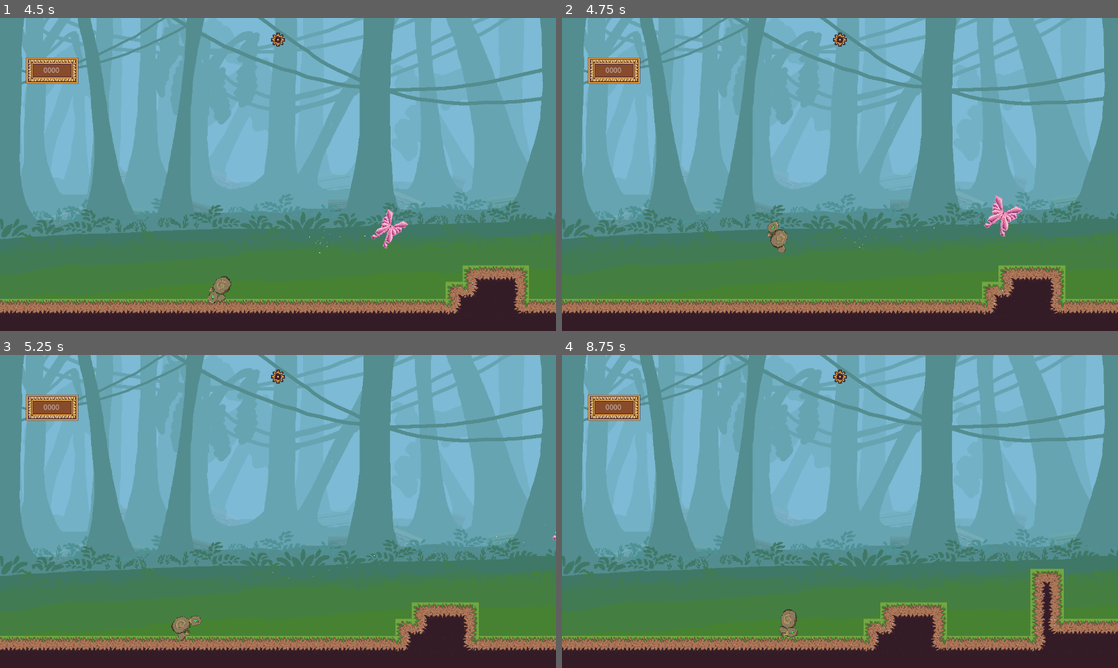
Above: before the commit, frames 1-4 (two rows, left to right).
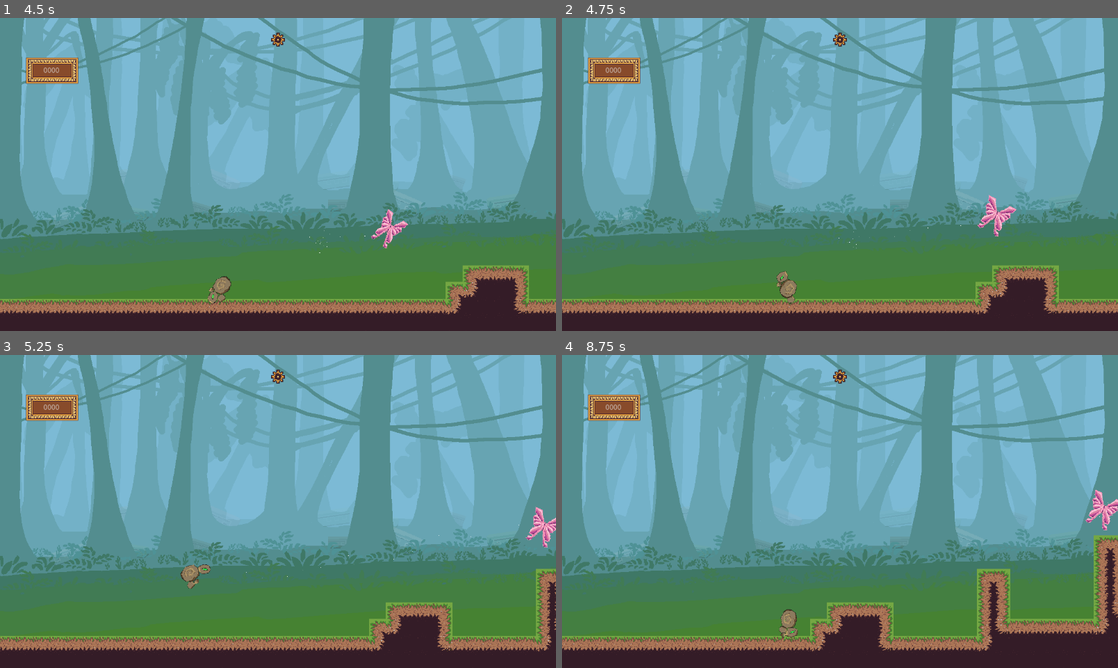
Above: after the commit, the same moments.

Repository: YhagoTomasini/LivreJam025
Game: Godot game, scene res://Scenes/menu_start.tscn
Same seed, same stepped clock (60 frames per second), same inputs: the game is played once before the commit and once after it.
Inputs (mouse positions are in pixels of both pictures, inside the frame that each line leads up to):
- Up to frame 1 (4.5 s): click (450, 218) at 0.5 s; click (50, 71) at 1.27 s; type "Alex" at 1.35 s; click (278, 39) at 2 s; click (278, 215) at 2.75 s; move the mouse to (50, 71) at 3.52 s; hold Up (ui_up) 3.53-4.28 s; hold Right (ui_right) from 3.53 s (still down); move the mouse to (166, 190) at 4.27 s; click (166, 190) at 4.35 s
- Up to frame 2 (4.75 s): keep holding Right (ui_right); tap Up (ui_up) at 4.52, 4.55 s
- Up to frame 3 (5.25 s): tap Up (ui_up) at 4.82 s; move the mouse to (333, 442) at 5.02 s; release Right (ui_right) at 5.03 s; hold Left (ui_left) from 5.03 s (still down); hold Up (ui_up) from 5.03 s (still down)
- Up to frame 4 (8.75 s): move the mouse to (812, 574) at 5.77 s; release Left (ui_left) at 5.78 s; release Up (ui_up) at 5.78 s; hold Right (ui_right) 5.78-7.28 s; click (812, 574) at 5.85 s; tap Up (ui_up) at 6.02, 6.05, 6.32, 7.52, 7.55, 7.82 s; move the mouse to (1006, 558) at 6.52 s; hold Up (ui_up) 6.53-7.28 s; move the mouse to (673, 464) at 7.27 s; hold Left (ui_left) 7.28-8.03 s; click (673, 464) at 7.35 s; move the mouse to (867, 511) at 8.02 s; hold Right (ui_right) from 8.03 s (still down); hold Up (ui_up) from 8.03 s (still down)

Frame 1 is identical in both runs. In frame 2, 3.8% of the frame differs, in the area x 0-100%, y 56-95%; in frame 3, 5.1%; in frame 4, 8.9%, in the area x 0-100%, y 43-95%.

Commit message:
Coyote Timer

Diff:
--- a/Prefabs/golem.tscn
+++ b/Prefabs/golem.tscn
@@ -147,4 +147,9 @@
 [node name="CollisionShape2D" type="CollisionShape2D" parent="Area2D"]
 shape = SubResource("CircleShape2D_31thp")
 
+[node name="coyote_timer" type="Timer" parent="."]
+wait_time = 0.1
+one_shot = true
+
 [connection signal="area_shape_entered" from="Area2D" to="." method="_on_area_2d_area_shape_entered"]
+[connection signal="timeout" from="coyote_timer" to="." method="_on_coyote_timer_timeout"]
--- a/Scripts/golem.gd
+++ b/Scripts/golem.gd
@@ -2,12 +2,16 @@
 
 @onready var anim: AnimatedSprite2D = $Sprite2D
 @onready var pause : CanvasLayer = $"../pauseMenu"
+@onready var coyote_timer: Timer = $coyote_timer
+
 var base_scale_x: float
 
 const air_friction := 0.5
 
 var altura_pulo := 170
 var pico_em := 0.5
+
+var can_jump := true
 
 var gravidade
 var fall_gravidade
@@ -32,14 +36,20 @@
 
 	if Globals.podeMover:
 		# Handle jump.
-		if Input.is_action_just_pressed("ui_up") and is_on_floor():
+		if Input.is_action_just_pressed("ui_up") and can_jump:
 			velocity.y = -Globals.PULO
 			anim.play("Anim")
+		if is_on_floor() and !can_jump:
+			can_jump = true
+		elif can_jump and coyote_timer.is_stopped():
+			coyote_timer.start()
 
 		if velocity.y > 0 or not Input.is_action_pressed("ui_up"):
 			velocity.y += fall_gravidade * delta
 		else:
 			velocity.y += gravidade * delta
+
+
 
 		var direction := Input.get_axis("ui_left", "ui_right")
 		if direction < 0 and anim.scale.x == base_scale_x:
@@ -79,3 +89,7 @@
 
 func _on_button_button_down() -> void:
 	pause.pausar()
+
+
+func _on_coyote_timer_timeout() -> void:
+	can_jump = false
